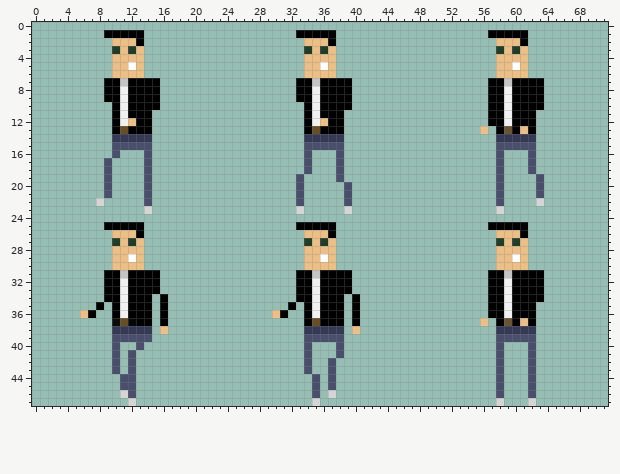
Sprite sheet, stored at Assets/Assets 2D/npc1_walk_side.png. The picture above was drawn from the file before the commit.
The file is 72x48 pixels. Colours within 5 levels of each other are drawn and written as one.
And afterwards:
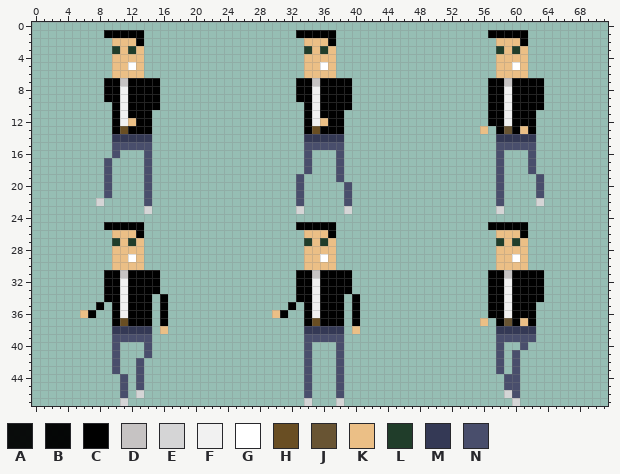
Palette (. is transparent): A #000000ef  B #000000f6  C #000000  D #c6c3c3  E #d5d5d6  F #f1f1f1  G #ffffff  H #694e23  J #685433  K #ebbf86  L #203d2a  M #343955  N #494e6c
The exact change:
@@ x 0..71 @@
 36 ......KC..CFCCC.C.............KC..CFCCC.C................CCFCCC.........
-37 ..........AHBCC.C.................CHCCC.C...............K.CJCKC.........
+37 ..........CHCCC.C.................CHCCC.C...............K.CJCKC.........
 38 ..........MMMMM.K.................MMMMM.K.................MMMMM.........
 39 ..........NNNNN...................NNNNN...................NNNNN.........
-40 ..........N..N....................N...N...................N...N.........
-41 ..........N.N.....................N...N...................N...N.........
-42 ..........N.N.....................N..N....................N...N.........
-43 ..........N.N.....................N..N....................N...N.........
-44 ...........NN......................N.N....................N...N.........
-45 ...........NN......................N.N....................N...N.........
-46 ...........EN......................N.E....................N...N.........
-47 ............E......................E......................E...E.........
+40 ..........N...N...................N...N...................N..N..........
+41 ..........N...N...................N...N...................N.N...........
+42 ..........N..N....................N...N...................N.N...........
+43 ..........N..N....................N...N...................N.N...........
+44 ...........N.N....................N...N....................NN...........
+45 ...........N.N....................N...N....................NN...........
+46 ...........N.E....................N...N....................EN...........
+47 ...........E......................E...E.....................E...........
Pixel boxes of the changes (left, top, right, bottom) in both pictures:
changed: (112, 318, 152, 406)
changed: (496, 342, 536, 406)
changed: (304, 358, 344, 406)
